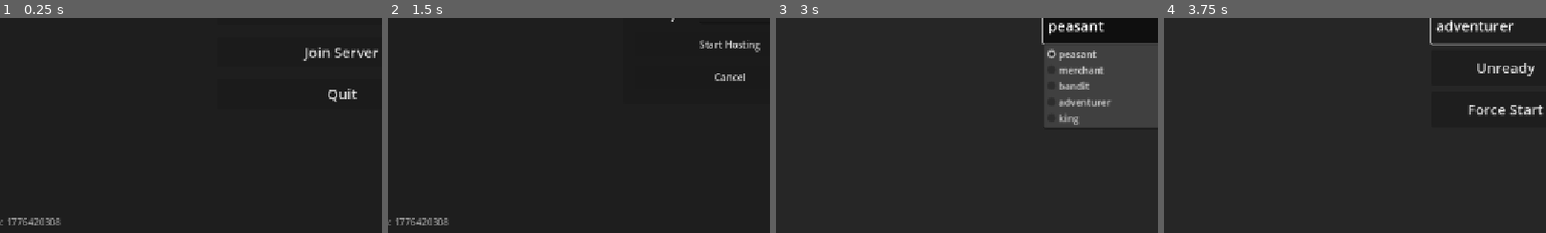
Above: before the commit, frames 1-4 (left to right).
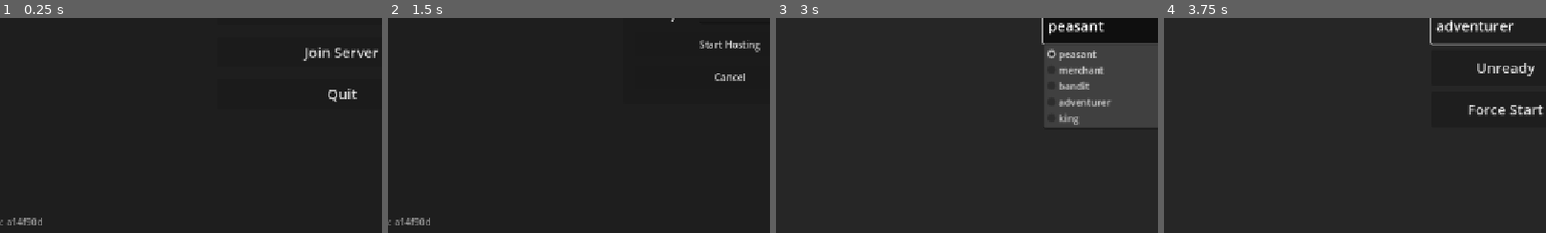
Above: after the commit, the same moments.

Repository: zakanater19/godot-roguetown
Game: Godot game, scene res://scenes/main_menu.tscn
Same seed, same stepped clock (60 frames per second), same inputs: the game is played once before the commit and once after it.
Inputs (mouse positions are % of the whole screen's width and height, from its top left):
- Up to frame 1 (0.25 s): no input
- Up to frame 2 (1.5 s): tap Enter at 0.5 s; move the mouse to (72, 45) at 0.52 s; hold D 0.53-1.25 s; hold Ctrl 0.53-1.25 s; click (72, 45) at 0.67 s; tap Space at 0.77 s; tap C at 0.8 s; click "Host Server" at 1.25 s
- Up to frame 3 (3 s): click "Start Hosting" at 2 s; click "peasant" at 2.75 s
- Up to frame 4 (3.75 s): click "Force Start" at 3.5 s
The pictures show only the part of the screen within x 5-55%, y 50-100%; the shares and areas given below are measured in that part.

The runs differ from the first frame. In frame 1, 0.3% of the frame differs, in the area x 2-16%, y 92-97%; in frame 2, 0.3%; in frame 3, less than 0.1%; in frame 4, nothing differs.

Commit message:
cleanup

Diff:
--- a/scripts/net/game_version.gd
+++ b/scripts/net/game_version.gd
@@ -3,7 +3,7 @@
 
 ## Keep this for executable/binary level compatibility only. Runtime content,
 ## scenes, scripts, and maps are synced via the server bundle hash below.
-const APP_VERSION: String = "1776420308"
+const APP_VERSION: String = "a14f90d"
 
 ## Directories that still support lightweight resource diffs as a fallback when
 ## talking to older servers. Full bundle sync does not depend on this list.
@@ -107,9 +107,19 @@
 	var ctx: HashingContext = HashingContext.new()
 	ctx.start(HashingContext.HASH_MD5)
 	for entry in _get_runtime_entries():
-		ctx.update(entry["dest"].to_utf8_buffer())
-		ctx.update(_read_file_bytes(entry["source"]))
+		_hash_update_chunk(ctx, entry["dest"].to_utf8_buffer())
+		_hash_update_chunk(ctx, _read_file_bytes(entry["source"]))
 	return ctx.finish().hex_encode()
+
+
+func _hash_update_chunk(ctx: HashingContext, bytes: PackedByteArray) -> void:
+	# HashingContext.update() rejects empty buffers, so include an explicit
+	# length marker and only append payload bytes when present.
+	ctx.update(str(bytes.size()).to_utf8_buffer())
+	ctx.update(PackedByteArray([0]))
+	if not bytes.is_empty():
+		ctx.update(bytes)
+	ctx.update(PackedByteArray([0]))
 
 
 func build_manifest() -> Dictionary:
--- a/scripts/net/latejoin_sync.gd
+++ b/scripts/net/latejoin_sync.gd
@@ -367,6 +367,7 @@
 func handle_purge_missing_objects(valid_ids: Array) -> void:
 	var main_node = World.main_scene
 	if main_node == null: return
+	var held_object_ids := _collect_held_object_ids()
 	var groups = ["pickable", "minable_object", "choppable_object", "inspectable", "door", "gate", "breakable_object"]
 	for group in groups:
 		for obj in lj.get_tree().get_nodes_in_group(group):
@@ -377,6 +378,8 @@
 			if obj.is_queued_for_deletion() or obj.get_parent() != main_node:
 				continue
 			var obj_id := World.get_entity_id(obj)
+			if held_object_ids.has(obj_id):
+				continue
 			if not valid_ids.has(obj_id):
 				obj.queue_free()
 
--- a/scripts/tools/import_smoke_runner.gd
+++ b/scripts/tools/import_smoke_runner.gd
@@ -1,6 +1,5 @@
 extends Node
 
-const LOG_PATH := "res://import_smoke_test.log"
 const FLAG_PATH := "res://run_import_smoke_test.flag"
 const VALIDATOR_SCRIPT := "res://scripts/tools/import_smoke_test.gd"
 
@@ -78,16 +77,8 @@
 		else:
 			print(line)
 
-	_write_log(log_lines)
 	_clear_flag()
 	get_tree().quit(1 if errors.size() > 0 else 0)
-
-func _write_log(lines: PackedStringArray) -> void:
-	var file := FileAccess.open(ProjectSettings.globalize_path(LOG_PATH), FileAccess.WRITE)
-	if file == null:
-		return
-	for line in lines:
-		file.store_line(line)
 
 func _clear_flag() -> void:
 	var flag_path := ProjectSettings.globalize_path(FLAG_PATH)
--- a/scripts/tools/import_smoke_test.gd
+++ b/scripts/tools/import_smoke_test.gd
@@ -35,25 +35,75 @@
 class _SmokeBodyStub:
 	extends RefCounted
 
+	var LIMB_MAX_HP := {"chest": 80}
 	var limb_hp := {"chest": 80}
 	var limb_broken := {"chest": false}
+	var broken_arms: Dictionary = {}
+
+	func is_arm_broken(hand_idx: int) -> bool:
+		return bool(broken_arms.get(hand_idx, false))
+
+
+class _SmokeHudStub:
+	extends RefCounted
+
+	var stats_updates: Array[Dictionary] = []
+
+	func update_stats(health: int, stamina: float) -> void:
+		stats_updates.append({
+			"health": health,
+			"stamina": stamina,
+		})
 
 
 class _SmokePlayerStub:
 	extends Node2D
 
 	var is_possessed: bool = true
+	var character_name: String = "Smoke Player"
+	var character_class: String = "peasant"
 	var z_level: int = 3
+	var tile_pos: Vector2i = Vector2i.ZERO
+	var pixel_pos: Vector2 = Vector2.ZERO
 	var health: int = 100
 	var dead: bool = false
 	var body = _SmokeBodyStub.new()
 	var hands: Array =[null, null]
+	var active_hand: int = 0
 	var equipped: Dictionary = {}
 	var equipped_data: Dictionary = {}
 	var is_lying_down: bool = false
 	var is_sneaking: bool = false
 	var sneak_alpha: float = 1.0
 	var stamina: int = 100
+	var sleep_state: int = 0
+	var _ui_root: Control = null
+	var _hud = null
+	var hands_ui_updates: int = 0
+	var clothing_sprite_updates: int = 0
+	var water_updates: int = 0
+	var sprite_updates: int = 0
+
+	func _is_local_authority() -> bool:
+		return true
+
+	func _update_hands_ui() -> void:
+		hands_ui_updates += 1
+
+	func _update_clothing_sprites() -> void:
+		clothing_sprite_updates += 1
+
+	func _update_water_submerge() -> void:
+		water_updates += 1
+
+	func _update_sprite() -> void:
+		sprite_updates += 1
+
+	func _apply_sneak_alpha(alpha: float) -> void:
+		sneak_alpha = alpha
+
+	func sync_hands(resolved_ids: Array) -> void:
+		set_meta("smoke_synced_hand_ids", resolved_ids.duplicate())
 
 
 class _SmokeReconnectStub:
@@ -75,6 +125,8 @@
 		var item := Node2D.new()
 		item.name = str(hand_state.get("name", "SmokeHandItem"))
 		var entity_id := str(hand_state.get("entity_id", ""))
+		if World.main_scene != null:
+			World.main_scene.add_child(item)
 		if entity_id != "":
 			World.register_entity(item, entity_id)
 		return item
@@ -139,6 +191,89 @@
 	func _update_merchant_balance(value: int) -> void:
 		stored_balance = value
 
+
+class _SmokeInventoryItemStub:
+	extends Node2D
+
+	var item_type: String = "SmokeItem"
+	var z_level: int = 3
+	var amount: int = 1
+	var metal_type: int = 0
+	var contents: Dictionary = {}
+	var key_id: String = ""
+
+
+class _SmokeSatchelStub:
+	extends Node2D
+
+	var z_level: int = 3
+	var contents: Array = []
+	var refresh_calls: int = 0
+
+	func _refresh_ui() -> void:
+		refresh_calls += 1
+
+
+class _SmokeKeyringStub:
+	extends Node2D
+
+	var item_type: String = "Keyring"
+	var z_level: int = 3
+	var contents: Array = []
+	var inserted_states: Array[Dictionary] = []
+	var removed_indices: Array[int] = []
+
+	func validate_key_insert(item: Node) -> Dictionary:
+		if item == null or not is_instance_valid(item) or not item.has_method("has_key_id"):
+			return {"ok": false}
+		return {
+			"ok": true,
+			"key_state": {
+				"item_type": str(item.get("item_type")),
+				"key_id": int(item.get("key_id")),
+			}
+		}
+
+	func insert_key_state(key_state: Dictionary) -> void:
+		var copied_state := key_state.duplicate(true)
+		inserted_states.append(copied_state)
+		contents.append(copied_state)
+
+	func can_extract_key() -> bool:
+		return not contents.is_empty()
+
+	func get_random_key_roll() -> Dictionary:
+		if contents.is_empty():
+			return {}
+		return {
+			"index": 0,
+			"key_state": (contents[0] as Dictionary).duplicate(true),
+		}
+
+	func remove_key_at(index: int) -> Dictionary:
+		removed_indices.append(index)
+		if index < 0 or index >= contents.size():
+			return {}
+		var removed_state := (contents[index] as Dictionary).duplicate(true)
+		contents.remove_at(index)
+		return removed_state
+
+
+class _SmokeKeyItemStub:
+	extends Node2D
+
+	var item_type: String = "BrownKey"
+	var key_id: int = 1
+
+	func has_key_id(_target_key_id: int = 0) -> bool:
+		return key_id > 0
+
+
+class _SmokeTableStub:
+	extends Node2D
+
+	var z_level: int = 3
+
 func run() -> Dictionary:
 	var item_types := {}
 	var material_ids := {}
@@ -197,6 +332,10 @@
 
 	_begin_section("net: sync behavior")
 	_validate_network_sync_behavior()
+	_end_section()
+
+	_begin_section("gameplay: player object interactions")
+	await _validate_player_object_interactions()
 	_end_section()
 
 	_begin_section("net: resource patching")
@@ -242,6 +381,8 @@
 		# We exclude main.tscn and main_menu.tscn to prevent test loop overriding / global scene changes
 		if path.ends_with("main_menu.tscn") or path.ends_with("main.tscn"):
 			continue
+		if path.begins_with("res://npcs/"):
+			continue
 
 		var packed := ResourceLoader.load(path, "", ResourceLoader.CACHE_MODE_REPLACE) as PackedScene
 		if packed == null:
@@ -278,12 +419,22 @@
 
 # NEW: Spins up a headless server and client, validates connection, and cleanly destroys them.
 func _validate_live_networking() -> void:
-	var port := 12345
-
-	var server_peer := ENetMultiplayerPeer.new()
-	var err := server_peer.create_server(port, 4)
-	if err != OK:
-		_fail("Live Network: Failed to create headless test server on port %d (Error %d)." % [port, err])
+	var port := -1
+	var err := FAILED
+	var server_peer: ENetMultiplayerPeer = null
+
+	for _attempt in range(8):
+		var candidate_port := 22000 + int(randi() % 20000)
+		var candidate_peer := ENetMultiplayerPeer.new()
+		var candidate_err := candidate_peer.create_server(candidate_port, 4)
+		if candidate_err == OK:
+			server_peer = candidate_peer
+			port = candidate_port
+			err = OK
+			break
+
+	if server_peer == null:
+		_fail("Live Network: Failed to create headless test server after retrying random smoke-test ports (last error %d)." % err)
 		return
 
 	var client_peer := ENetMultiplayerPeer.new()
@@ -310,7 +461,7 @@
 		elapsed += 0.1
 
 	if not client_connected:
-		_fail("Live Network: Headless client timed out attempting to connect to the local server.")
+		_fail("Live Network: Headless client timed out attempting to connect to the local server on port %d." % port)
 
 	# KILL headless test clients and cleanup to prevent ghost sessions
 	client_peer.close()
@@ -551,6 +702,7 @@
 	var previous_laws := World.current_laws.duplicate(true)
 	var temp_root := Node.new()
 	temp_root.name = "__SmokeNetRoot"
+	World.add_child(temp_root)
 
 	var latejoin := _SmokeLateJoinStub.new()
 	latejoin._reconnect = _SmokeReconnectStub.new()
@@ -654,6 +806,39 @@
 	var restored_corpse_state: Dictionary = corpse.get_meta("smoke_restored_state", {})
 	if int(restored_corpse_state.get("health", -1)) != 13:
 		_fail("LateJoinSync._apply_synced_player_state: reconnect restore path did not receive the synced payload.")
+
+	var synced_remote := _SmokePlayerStub.new()
+	synced_remote.name = "SyncedRemote"
+	synced_remote._hud = _SmokeHudStub.new()
+	synced_remote.equipped = {"face": null}
+	synced_remote.equipped_data = {"face": null}
+	temp_root.add_child(synced_remote)
+	sync._apply_synced_player_state(synced_remote, {
+		"hands": ["missing:hand", ""],
+		"hand_states": [{"entity_id": "smoke:recreated_hand", "name": "RecreatedHand"}, {}],
+		"equipped": {"face": {"item_type": "Hood"}},
+		"equipped_data": {"face": {"hood_up": true}},
+		"is_lying_down": true,
+		"is_sneaking": true,
+		"sneak_alpha": 0.35,
+		"health": 77,
+	}, true)
+	var synced_hand_ids: Array = synced_remote.get_meta("smoke_synced_hand_ids", [])
+	if synced_hand_ids.is_empty() or str(synced_hand_ids[0]) == "":
+		_fail("LateJoinSync._sync_player_hands: missing hand entities were not recreated from reconnect state.")
+	if synced_remote.equipped.get("face", null) != "Hood":
+		_fail("LateJoinSync._apply_synced_player_state: equipped item labels were not restored from synced payload.")
+	if not synced_remote.equipped_data.get("face", {}).get("hood_up", false):
+		_fail("LateJoinSync._apply_synced_player_state: equipped_data dictionaries were not restored.")
+	if synced_remote.hands_ui_updates <= 0:
+		_fail("LateJoinSync._apply_synced_player_state: hands UI was not refreshed after syncing held items.")
+	if synced_remote.clothing_sprite_updates <= 0:
+		_fail("LateJoinSync._apply_synced_player_state: clothing visuals were not refreshed after syncing equipment.")
+	if synced_remote.sprite_updates <= 0 or synced_remote.water_updates <= 0:
+		_fail("LateJoinSync._apply_synced_player_state: posture or sneak visuals were not refreshed.")
+	var hud_updates: Array[Dictionary] = (synced_remote._hud as _SmokeHudStub).stats_updates
+	if hud_updates.is_empty() or int(hud_updates[0].get("health", -1)) != 77:
+		_fail("LateJoinSync._apply_synced_player_state: HUD stats were not refreshed from the synced health payload.")
 
 	var loose_data := sync.get_object_sync_data(loose_obj)
 	if str(loose_data.get("entity_id", "")) != loose_id:
@@ -726,12 +911,295 @@
 	if existing_obj.decor_configs.get("ivy", false) != true:
 		_fail("LateJoinSync.handle_spawn_object_for_late_join: decor configs were not deep-copied from the incoming payload.")
 
+	var held_ids := sync._collect_held_object_ids()
+	if not held_ids.has(held_id):
+		_fail("LateJoinSync._collect_held_object_ids: held item entity IDs were not captured from player hands.")
+	if held_ids.has(loose_id):
+		_fail("LateJoinSync._collect_held_object_ids: loose world objects were incorrectly treated as held items.")
+
+	var stale_obj := _SmokeSyncObjectStub.new()
+	stale_obj.name = "StaleObject"
+	stale_obj.add_to_group("pickable")
+	main_node.add_child(stale_obj)
+	World.register_entity(stale_obj, "smoke:stale")
+
+	var off_main_obj := _SmokeSyncObjectStub.new()
+	off_main_obj.name = "OffMainObject"
+	off_main_obj.add_to_group("pickable")
+	temp_root.add_child(off_main_obj)
+	World.register_entity(off_main_obj, "smoke:off_main")
+
+	sync.handle_purge_missing_objects([loose_id])
+	if not stale_obj.is_queued_for_deletion():
+		_fail("LateJoinSync.handle_purge_missing_objects: stale main-scene objects were not purged.")
+	if held_obj.is_queued_for_deletion():
+		_fail("LateJoinSync.handle_purge_missing_objects: held objects should not be purged as missing world objects.")
+	if off_main_obj.is_queued_for_deletion():
+		_fail("LateJoinSync.handle_purge_missing_objects: non-main-scene helper nodes were incorrectly purged.")
+
 	World.current_laws = previous_laws
 	if previous_main_scene != null:
 		World.register_main(previous_main_scene)
 	else:
 		World.unregister_main()
+	if temp_root.get_parent() == World:
+		World.remove_child(temp_root)
 	temp_root.free()
+
+func _validate_player_object_interactions() -> void:
+	var temp_root := Node2D.new()
+	temp_root.name = "__SmokeInteractionRoot"
+	World.add_child(temp_root)
+
+	var misc_player := _SmokePlayerStub.new()
+	misc_player.name = "SmokeViewer"
+	misc_player.tile_pos = Vector2i(10, 10)
+	misc_player.pixel_pos = Defs.tile_to_pixel(misc_player.tile_pos)
+	misc_player._ui_root = Control.new()
+	misc_player._ui_root.name = "UiRoot"
+	misc_player.add_child(misc_player._ui_root)
+	temp_root.add_child(misc_player)
+
+	var misc_target := _SmokePlayerStub.new()
+	misc_target.name = "SmokeTarget"
+	misc_target.character_name = "Smoke Target"
+	misc_target.tile_pos = Vector2i(11, 10)
+	misc_target.pixel_pos = Defs.tile_to_pixel(misc_target.tile_pos)
+	misc_target.z_level = misc_player.z_level
+	for slot_name in Defs.SLOTS_ALL:
+		misc_target.equipped[slot_name] = null
+		misc_target.equipped_data[slot_name] = null
+
+	var hand_keyring := _SmokeKeyringStub.new()
+	hand_keyring.name = "HeldKeyring"
+	var hand_keyring_sprite := Sprite2D.new()
+	hand_keyring_sprite.name = "Sprite2D"
+	var hand_keyring_icon := Defs.get_keyring_icon_path(2)
+	if hand_keyring_icon != "":
+		hand_keyring_sprite.texture = load(hand_keyring_icon) as Texture2D
+	hand_keyring.add_child(hand_keyring_sprite)
+	hand_keyring.contents = [
+		{"item_type": "BrownKey", "key_id": 1},
+		{"item_type": "BrownKey", "key_id": 2},
+	]
+	temp_root.add_child(hand_keyring)
+	misc_target.hands[0] = hand_keyring
+	misc_target.equipped["pocket_l"] = "Keyring"
+	misc_target.equipped_data["pocket_l"] = {
+		"contents": [
+			{"item_type": "BrownKey", "key_id": 1},
+			{"item_type": "BrownKey", "key_id": 2},
+		]
+	}
+	misc_target.equipped["pocket_r"] = "CopperCoin"
+	misc_target.equipped_data["pocket_r"] = {
+		"amount": 5,
+		"metal_type": 0,
+	}
+	temp_root.add_child(misc_target)
+
+	var misc = preload("res://scripts/player/playermisc.gd").new(misc_player)
+	misc.open_target_inventory(misc_target)
+
+	if misc.loot_panel == null:
+		_fail("PlayerMisc.open_target_inventory: target inventory panel did not open for a nearby target.")
+	elif misc.loot_slot_controls.size() != Defs.HAND_COUNT + Defs.SLOTS_ALL.size():
+		_fail("PlayerMisc.open_target_inventory: target inventory rows were not created for both hands and all equipment slots.")
+
+	var hand_btn := (misc.loot_slot_controls.get("hand_0", {}).get("btn", null) as Button)
+	if hand_btn == null or (hand_btn.icon == null and hand_btn.text.find("Keyring") == -1):
+		_fail("PlayerMisc.refresh_loot_panel: held keyring entries were not rendered in the target object list.")
+
+	var ring_btn := (misc.loot_slot_controls.get("equip_pocket_l", {}).get("btn", null) as Button)
+	if ring_btn == null or (ring_btn.icon == null and ring_btn.text.find("Keyring") == -1):
+		_fail("PlayerMisc.refresh_loot_panel: equipped keyring entries were not rendered correctly.")
+
+	var coin_btn := (misc.loot_slot_controls.get("equip_pocket_r", {}).get("btn", null) as Button)
+	if coin_btn == null or (coin_btn.icon == null and coin_btn.text != "5" and coin_btn.text.find("CopperCoin") == -1):
+		_fail("PlayerMisc.refresh_loot_panel: equipped coin entries were not rendered with stack-aware UI.")
+
+	misc_player.tile_pos = Vector2i(40, 40)
+	misc.update(0.1)
+	if misc.loot_panel != null:
+		_fail("PlayerMisc.update: the target inventory panel stayed open after the player moved out of interaction range.")
+
+	var storage = preload("res://scripts/world/objects/world_storage.gd").new(World)
+	var items = preload("res://scripts/world/objects/world_items.gd").new(World)
+	var keyring_scene_path := ItemRegistry.get_scene_path("Keyring")
+	var key_scene_path := ItemRegistry.get_scene_path("BrownKey")
+	if keyring_scene_path == "" or key_scene_path == "":
+		_fail("Container smoke: failed to resolve keyring/key item scene paths from ItemRegistry.")
+		await _free_smoke_temp_root(temp_root)
+		return
+
+	var storage_player := _SmokePlayerStub.new()
+	storage_player.name = "StoragePlayer"
+	storage_player.tile_pos = Vector2i(10, 10)
+	storage_player.pixel_pos = Defs.tile_to_pixel(storage_player.tile_pos)
+	storage_player.z_level = 3
+	storage_player.add_to_group("player")
+	storage_player.set_multiplayer_authority(91)
+	temp_root.add_child(storage_player)
+
+	var satchel := _SmokeSatchelStub.new()
+	satchel.name = "SmokeSatchel"
+	satchel.z_level = 3
+	satchel.position = Defs.tile_to_pixel(Vector2i(11, 10))
+	satchel.contents = [null, null]
+	temp_root.add_child(satchel)
+	var satchel_id := World.register_entity(satchel, "smoke:satchel")
+
+	var held_satchel_item := _SmokeInventoryItemStub.new()
+	held_satchel_item.name = "HeldSatchelItem"
+	held_satchel_item.item_type = "Keyring"
+	held_satchel_item.contents = {"legacy": true}
+	temp_root.add_child(held_satchel_item)
+	var held_satchel_item_id := World.register_entity(held_satchel_item, "smoke:held_satchel_item")
+	storage_player.hands[0] = held_satchel_item
+
+	storage.handle_rpc_confirm_satchel_insert(91, satchel_id, held_satchel_item_id, 0, 1, keyring_scene_path, "Keyring", {
+		"contents": [
+			{"item_type": "BrownKey", "key_id": 1},
+		]
+	})
+	if storage_player.hands[0] != null:
+		_fail("WorldStorage.handle_rpc_confirm_satchel_insert: the inserted item stayed in the player's hand.")
+	if satchel.contents[1] == null or satchel.contents[1].get("item_type", "") != "Keyring":
+		_fail("WorldStorage.handle_rpc_confirm_satchel_insert: the satchel slot was not populated with the inserted item payload.")
+	if satchel.refresh_calls <= 0:
+		_fail("WorldStorage.handle_rpc_confirm_satchel_insert: satchel UI refresh was not triggered after inserting an item.")
+	if World.get_entity(held_satchel_item_id) != null:
+		_fail("WorldStorage.handle_rpc_confirm_satchel_insert: the old held item entity was not unregistered.")
+
+	var satchel_extract_state := {
+		"contents": [
+			{"item_type": "BrownKey", "key_id": 1},
+			{"item_type": "BrownKey", "key_id": 2},
+		]
+	}
+	satchel.contents[0] = {
+		"scene_path": keyring_scene_path,
+		"item_type": "Keyring",
+		"state": satchel_extract_state.duplicate(true),
+	}
+	storage.handle_rpc_confirm_satchel_extract(91, satchel_id, 0, 1, "smoke:satchel_extract", keyring_scene_path, satchel_extract_state)
+	var satchel_extracted_item: Node = storage_player.hands[1]
+	if satchel.contents[0] != null:
+		_fail("WorldStorage.handle_rpc_confirm_satchel_extract: the extracted satchel slot was not cleared.")
+	if satchel_extracted_item == null or not is_instance_valid(satchel_extracted_item):
+		_fail("WorldStorage.handle_rpc_confirm_satchel_extract: no item was recreated into the player's hand.")
+	elif satchel_extracted_item.get("contents").size() != 2:
+		_fail("WorldStorage.handle_rpc_confirm_satchel_extract: nested container contents were not restored on the recreated item.")
+	if World.get_entity("smoke:satchel_extract") != satchel_extracted_item:
+		_fail("WorldStorage.handle_rpc_confirm_satchel_extract: recreated satchel item did not register with its generated entity ID.")
+
+	var keyring_player := _SmokePlayerStub.new()
+	keyring_player.name = "KeyringPlayer"
+	keyring_player.tile_pos = Vector2i(12, 10)
+	keyring_player.pixel_pos = Defs.tile_to_pixel(keyring_player.tile_pos)
+	keyring_player.z_level = 3
+	keyring_player.add_to_group("player")
+	keyring_player.set_multiplayer_authority(92)
+	temp_root.add_child(keyring_player)
+
+	var keyring := _SmokeKeyringStub.new()
+	keyring.name = "SmokeKeyring"
+	temp_root.add_child(keyring)
+	var keyring_id := World.register_entity(keyring, "smoke:keyring")
+
+	var key_item := _SmokeKeyItemStub.new()
+	key_item.name = "SmokeKey"
+	key_item.item_type = "BrownKey"
+	key_item.key_id = 1
+	temp_root.add_child(key_item)
+	var key_item_id := World.register_entity(key_item, "smoke:key")
+	keyring_player.hands[0] = key_item
+
+	items.handle_rpc_confirm_keyring_insert(92, keyring_id, 0, {
+		"item_type": "BrownKey",
+		"key_id": 1,
+	})
+	if keyring.contents.size() != 1:
+		_fail("WorldItems.handle_rpc_confirm_keyring_insert: key state was not inserted into the keyring container.")
+	if keyring_player.hands[0] != null:
+		_fail("WorldItems.handle_rpc_confirm_keyring_insert: the inserted key stayed in the player's hand.")
+	if World.get_entity(key_item_id) != null:
+		_fail("WorldItems.handle_rpc_confirm_keyring_insert: the inserted key entity was not unregistered.")
+
+	items.handle_rpc_confirm_keyring_extract(92, keyring_id, 1, 0, "smoke:key_extract", key_scene_path, {
+		"item_type": "BrownKey",
+		"key_id": 1,
+	})
+	var extracted_key: Node = keyring_player.hands[1]
+	if keyring.removed_indices.is_empty() or keyring.removed_indices[0] != 0:
+		_fail("WorldItems.handle_rpc_confirm_keyring_extract: the extracted key slot was not removed from the keyring container.")
+	if extracted_key == null or not is_instance_valid(extracted_key):
+		_fail("WorldItems.handle_rpc_confirm_keyring_extract: no key item was recreated into the destination hand.")
+	elif int(extracted_key.get("key_id")) != 1:
+		_fail("WorldItems.handle_rpc_confirm_keyring_extract: recreated key items lost their key_id state.")
+	if World.get_entity("smoke:key_extract") != extracted_key:
+		_fail("WorldItems.handle_rpc_confirm_keyring_extract: recreated key items were not registered with their generated entity IDs.")
+
+	var table_player := _SmokePlayerStub.new()
+	table_player.name = "TablePlayer"
+	table_player.tile_pos = Vector2i(14, 10)
+	table_player.pixel_pos = Defs.tile_to_pixel(table_player.tile_pos)
+	table_player.z_level = 4
+	table_player.add_to_group("player")
+	table_player.set_multiplayer_authority(93)
+	temp_root.add_child(table_player)
+
+	var table := _SmokeTableStub.new()
+	table.name = "SmokeTable"
+	table.z_level = 4
+	temp_root.add_child(table)
+	var table_id := World.register_entity(table, "smoke:table")
+
+	var table_item := _SmokeInventoryItemStub.new()
+	table_item.name = "PlacedItem"
+	table_item.item_type = "Torch"
+	var table_item_sprite := Sprite2D.new()
+	table_item_sprite.name = "Sprite2D"
+	table_item_sprite.rotation_degrees = 27.0
+	table_item_sprite.scale = Vector2(-2.0, 3.0)
+	table_item.add_child(table_item_sprite)
+	var table_item_collision := CollisionShape2D.new()
+	table_item_collision.shape = CircleShape2D.new()
+	table_item_collision.disabled = true
+	table_item.add_child(table_item_collision)
+	temp_root.add_child(table_item)
+	table_player.hands[0] = table_item
+
+	var table_place_pos := Vector2(320, 448)
+	storage.handle_rpc_confirm_table_place(93, table_id, 0, table_place_pos)
+	if table_player.hands[0] != null:
+		_fail("WorldStorage.handle_rpc_confirm_table_place: placed items stayed in the player's hand.")
+	if table_item.global_position != table_place_pos:
+		_fail("WorldStorage.handle_rpc_confirm_table_place: placed items were not moved onto the target table position.")
+	if int(table_item.get("z_level")) != table.z_level:
+		_fail("WorldStorage.handle_rpc_confirm_table_place: placed items did not inherit the table z-level.")
+	if table_item.z_index != Defs.get_z_index(table.z_level, 3):
+		_fail("WorldStorage.handle_rpc_confirm_table_place: placed items did not receive the table placement z-index.")
+	if table_item_collision.disabled:
+		_fail("WorldStorage.handle_rpc_confirm_table_place: placed item collisions were not re-enabled.")
+	if not is_zero_approx(table_item_sprite.rotation_degrees) or table_item_sprite.scale.x < 0.0 or table_item_sprite.scale.y < 0.0:
+		_fail("WorldStorage.handle_rpc_confirm_table_place: placed item visuals were not reset to an upright positive scale.")
+
+	var cleanup_nodes: Array[Node] = [
+		satchel,
+		held_satchel_item,
+		satchel_extracted_item,
+		keyring,
+		key_item,
+		extracted_key,
+		table,
+		table_item,
+	]
+	for node in cleanup_nodes:
+		if node != null and is_instance_valid(node):
+			World.unregister_entity(node)
+
+	await _free_smoke_temp_root(temp_root)
 
 func _validate_resource_patching() -> void:
 	var item_paths := _collect_paths(ITEMS_DIR, ".tres")
@@ -933,3 +1401,12 @@
 
 func _fail(message: String) -> void:
 	_errors.append(message)
+
+func _free_smoke_temp_root(temp_root: Node) -> void:
+	if temp_root == null or not is_instance_valid(temp_root):
+		return
+	if temp_root.get_parent() == World:
+		World.remove_child(temp_root)
+	temp_root.queue_free()
+	if scene_tree != null:
+		await scene_tree.process_frame
Not shown, removed: import_smoke_test.log
Not shown, changed: run_smoketest.ps1
